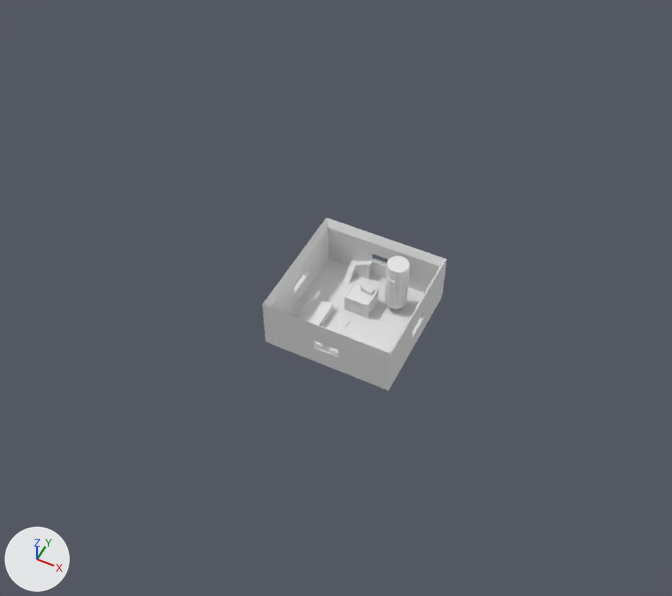
The OBJ model projects/VS2022/raylib_game/resources/tileEmpty0.obj: old version first, new version second.
One viewpoint serves both versions: a camera (50 mm lens) standing at (57.7, -125.3, 160.6) and looking at (-1.7, -6.7, 12.3). The lights are fixed; the arrows at lower left show +X, +Y and +Z. Where no turn or scale is listed for an object, it has been applied to the vertices.

The scene before the commit, as lines of its bpy script (objects in view):
```python
me_m_base = bpy.data.meshes.new('M_Base')
me_m_base.from_pydata(...)  # 618 vertices, 1093 faces; spans x -19.1..15.0, y -15.0..15.0, z -2.8..13.5
ob_m_base = bpy.data.objects.new('M_Base', me_m_base)
ob_m_base.location = (0.0, 0.0, 0.0)
```
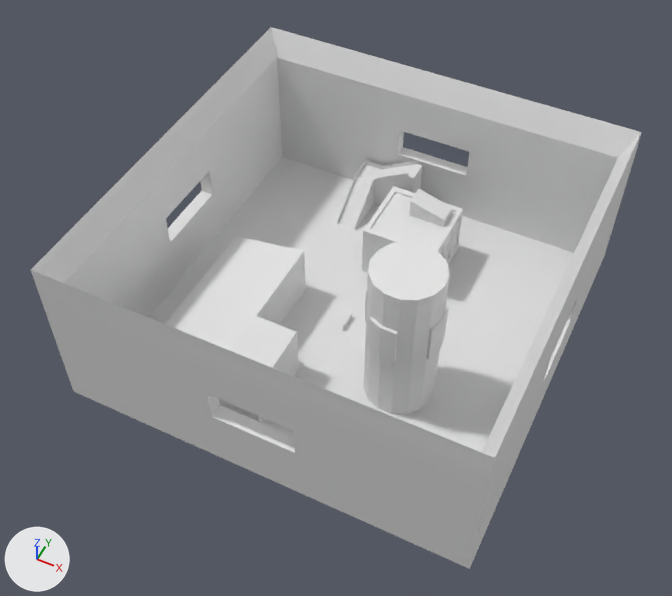
Patch to the scene script:
```diff
--- a/projects/VS2022/raylib_game/resources/tileEmpty0.obj.py
+++ b/projects/VS2022/raylib_game/resources/tileEmpty0.obj.py
@@ me_m_base @@
 # used by ob_m_base; location = (0.0, 0.0, 0.0)
-me_m_base.from_pydata(...)  # 618 vertices, 1093 faces; spans x -19.1..15.0, y -15.0..15.0, z -2.8..13.5
+me_m_base.from_pydata(...)  # 622 vertices, 1095 faces; spans x -45.0..45.0, y -45.0..45.0, z -1.0..36.7
+# me_m_base part 1: the loose piece of 77 vertices spanning x -15.0..15.0, y -15.0..15.0, z -0.7..11.9 is scaled about its middle by 3, then moved by (0.0, 0.0, 12.2)
+# me_m_base part 2: the loose piece of 144 vertices spanning x -3.5..2.4, y 1.1..6.7, z -0.4..5.3 is scaled about its middle by 3, then moved by (4.3, 18.3, 6.1)
+# me_m_base part 3: the loose piece of 71 vertices spanning x -12.0..-2.5, y -12.8..0.0, z -2.8..1.6 is scaled about its middle by 3, then moved by (-11.5, -10.4, 6.6)
+# me_m_base part 4: the loose piece of 172 vertices spanning x 3.8..9.3, y 4.6..10.0, z 1.4..13.5 is scaled about its middle by 3, then moved by (10.0, -20.5, 10.1)
+# me_m_base part 5: the loose piece of 18 vertices spanning x -7.6..-2.5, y 8.7..14.0, z -0.4..4.0 is scaled about its middle by 3, then moved by (-4.6, 21.9, 4.3)
+# me_m_base part 6: the loose piece of 8 vertices spanning x -4.8..-3.6, y 14.0, z 3.0..4.1 is scaled about its middle by 3, then moved by (-6.4, 21.9, 5.5)
+# me_m_base part 7: the loose piece of 8 vertices spanning x -6.0..-4.8, y 12.3, z 2.3..3.4 is scaled about its middle by 3, then moved by (-1.7, 23.7, 8.3)
+# me_m_base part 8: the loose piece of 8 vertices spanning x -4.8..-3.6, y 12.3, z 3.0..4.1 is scaled about its middle by 3, then moved by (-2.9, 28.8, 7.6)
+# me_m_base part 9: the loose piece of 8 vertices spanning x -7.6, y 8.7..10.0, z -0.4..0.9 is multiplied about its middle by the matrix ((0.0, 2.787, 0.267), (-2.8, 0.0, 0.0), (0.0, -0.267, 2.787)), then moved by (-3.0, 31.7, 8.8)
+# me_m_base part 10: the loose piece of 8 vertices spanning x -7.6, y 12.3..14.0, z 2.2..2.7 is scaled about its middle by 3, then moved by (-9.7, 25.4, 5.5)
+# me_m_base part 11: the loose piece of 8 vertices spanning x -7.6..-6.0, y 14.0, z 2.2..2.7 is scaled about its middle by 3, then moved by (-8.1, 27.0, 5.5)
+# me_m_base part 12: 16 vertices added at x -17.4..-12.5, y 28.9..36.0, z 2.1..8.5
```

Where the change shows, as pixel boxes [x1, y1, x2, y2] in the pictures (672 x 596 px; the box of a moved part takes in the faces that stretch with it):
'M_Base', reshaped (228% wider, 212% taller): before [262, 218, 447, 391]; after [31, 27, 641, 569]
part 1 of me_m_base, moved or reshaped: before [262, 218, 447, 391]; after [31, 27, 641, 569]
part 2 of me_m_base, moved or reshaped: before [344, 281, 379, 318]; after [362, 186, 463, 273]
part 3 of me_m_base, moved or reshaped: before [297, 298, 333, 347]; after [165, 236, 306, 423]
part 4 of me_m_base, moved or reshaped: before [385, 256, 410, 309]; after [364, 241, 450, 415]
part 5 of me_m_base, moved or reshaped: before [343, 260, 372, 284]; after [338, 164, 422, 228]
part 6 of me_m_base, moved or reshaped (not visible before): after [374, 176, 388, 182]
part 7 of me_m_base, moved or reshaped (not visible before): after [388, 174, 402, 180]
part 8 of me_m_base, moved or reshaped (not visible before): after [396, 162, 410, 167]
part 9 of me_m_base, moved or reshaped (not visible before): after [383, 164, 397, 170]
part 10 of me_m_base, moved or reshaped (not visible before): after [356, 161, 365, 176]
part 11 of me_m_base, moved or reshaped (not visible before): after [365, 161, 383, 170]
part 12 of me_m_base, added: after [350, 175, 368, 214]
